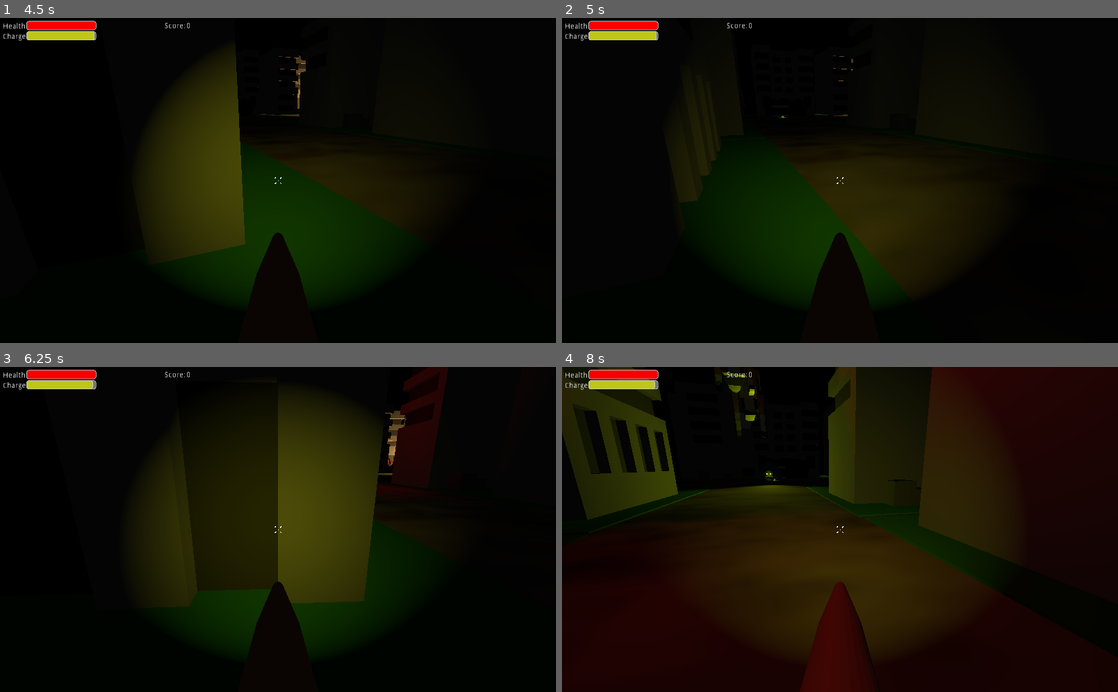
Above: before the commit, frames 1-4 (two rows, left to right).
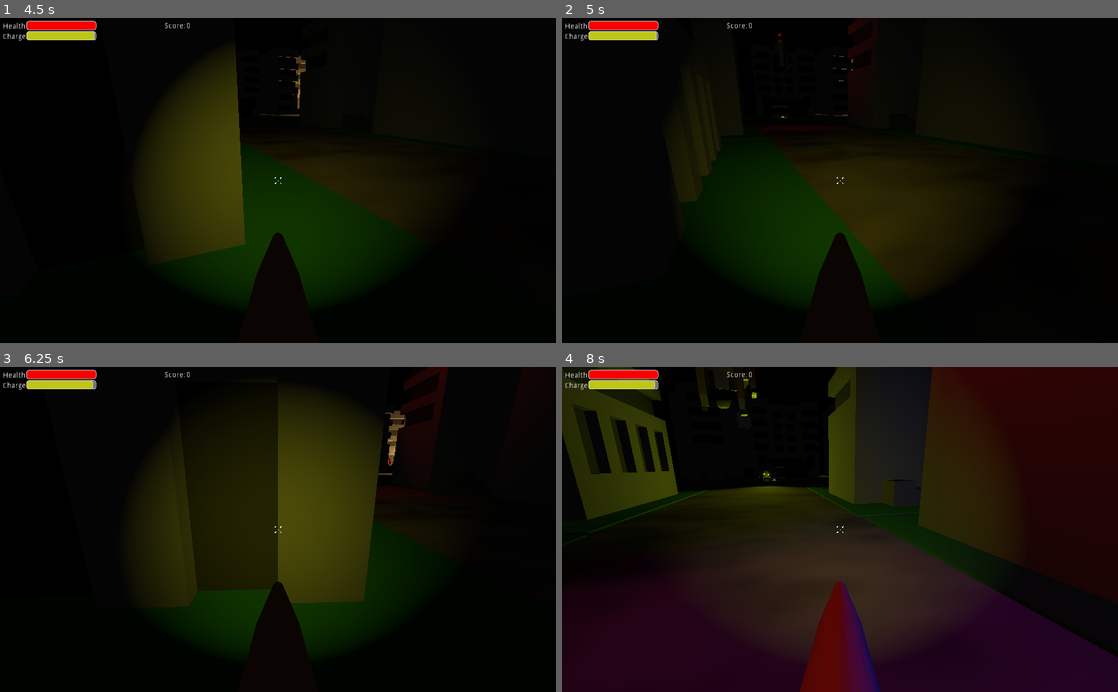
Above: after the commit, the same moments.

Repository: Bricode/BestGroupGameJam2021
Game: Godot game, scene res://Ui/TitleScreen/Title.tscn
Same seed, same stepped clock (60 frames per second), same inputs: the game is played once before the commit and once after it.
Inputs (mouse positions are in pixels of both pictures, inside the frame that each line leads up to):
- Up to frame 1 (4.5 s): click (278, 151) at 0.5 s; tap Enter at 1.25 s; move the mouse to (305, 180) at 1.27 s; hold W (move_forward) from 1.28 s (still down); tap B (b) at 1.35, 2.1, 3.05, 3.8, 4.35 s; tap Space (jump) at 1.52, 2.27, 3.77 s; move the mouse to (250, 180) at 2.02 s; move the mouse to (289, 174) at 2.77 s; press the mouse at (289, 174) at 2.78 s; move the mouse to (272, 187) at 3.52 s; release the mouse at (272, 187) at 3.53 s; tap Shift (sprint) at 3.6 s; move the mouse to (316, 183) at 4.27 s
- Up to frame 2 (5 s): keep holding W (move_forward); tap Space (jump) at 4.52 s
- Up to frame 3 (6.25 s): keep holding W (move_forward); move the mouse to (233, 526) at 5.02 s; tap B (b) at 5.1, 6.05 s; tap Space (jump) at 5.27 s; move the mouse to (283, 529) at 5.77 s; press the mouse at (283, 529) at 5.78 s
- Up to frame 4 (8 s): move the mouse to (817, 523) at 6.52 s; release W (move_forward) at 6.53 s; release the mouse at (817, 523) at 6.53 s; hold D (move_right) 6.53-7.28 s; tap Shift (sprint) at 6.6 s; tap Space (jump) at 6.77, 7.52 s; tap B (b) at 6.8, 7.35 s; move the mouse to (867, 529) at 7.27 s; hold W (move_forward) from 7.28 s (still down)

Frame 1 is identical in both runs. In frame 2, less than 0.1% of the frame differs, in the area x 38-54%, y 0-13%; in frame 3, less than 0.1%; in frame 4, 16%, in the area x 24-100%, y 0-100%.
Error before the commit: Attempt to call function 'instance' in base 'null instance' on a null instance. (res://Enemy/Enemy_spawns.gd:8)

Commit message:
pushing removed audio on emu

Diff:
--- a/BestGroupGameJam2021/Enemy/Emu.tscn
+++ b/BestGroupGameJam2021/Enemy/Emu.tscn
@@ -60,6 +60,3 @@
 transform = Transform( 20, 0, 0, 0, 20, 0, 0, 0, 20, 0.438588, 0.298971, -1.57953 )
 light_color = Color( 0.0235294, 0.0823529, 0.984314, 1 )
 omni_range = 0.615437
-
-[node name="screech" type="AudioStreamPlayer3D" parent="."]
-stream = ExtResource( 3 )
Not shown, changed: BestGroupGameJam2021/BlenderModels/HuHuGrub/huhuGrub.glb.import
